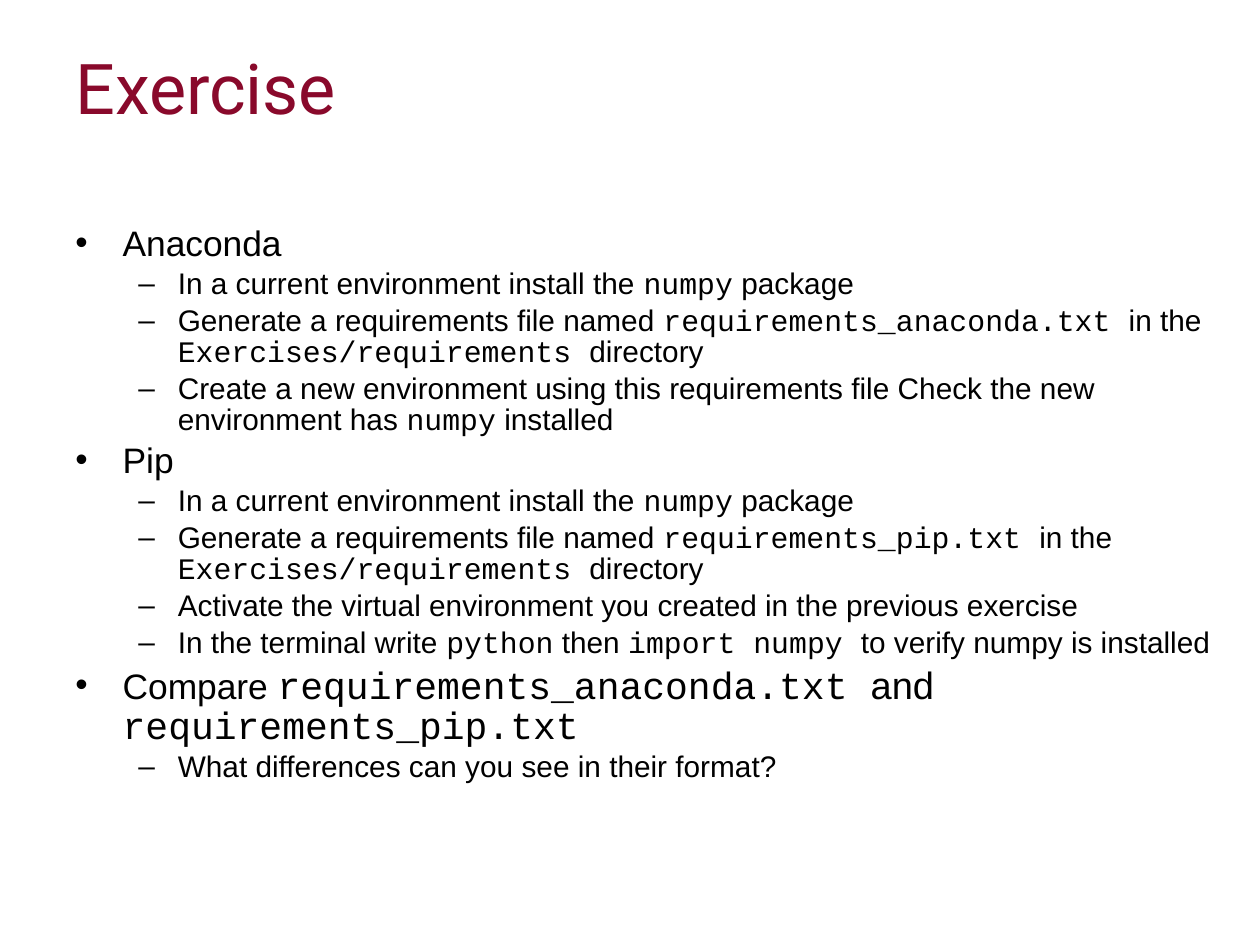
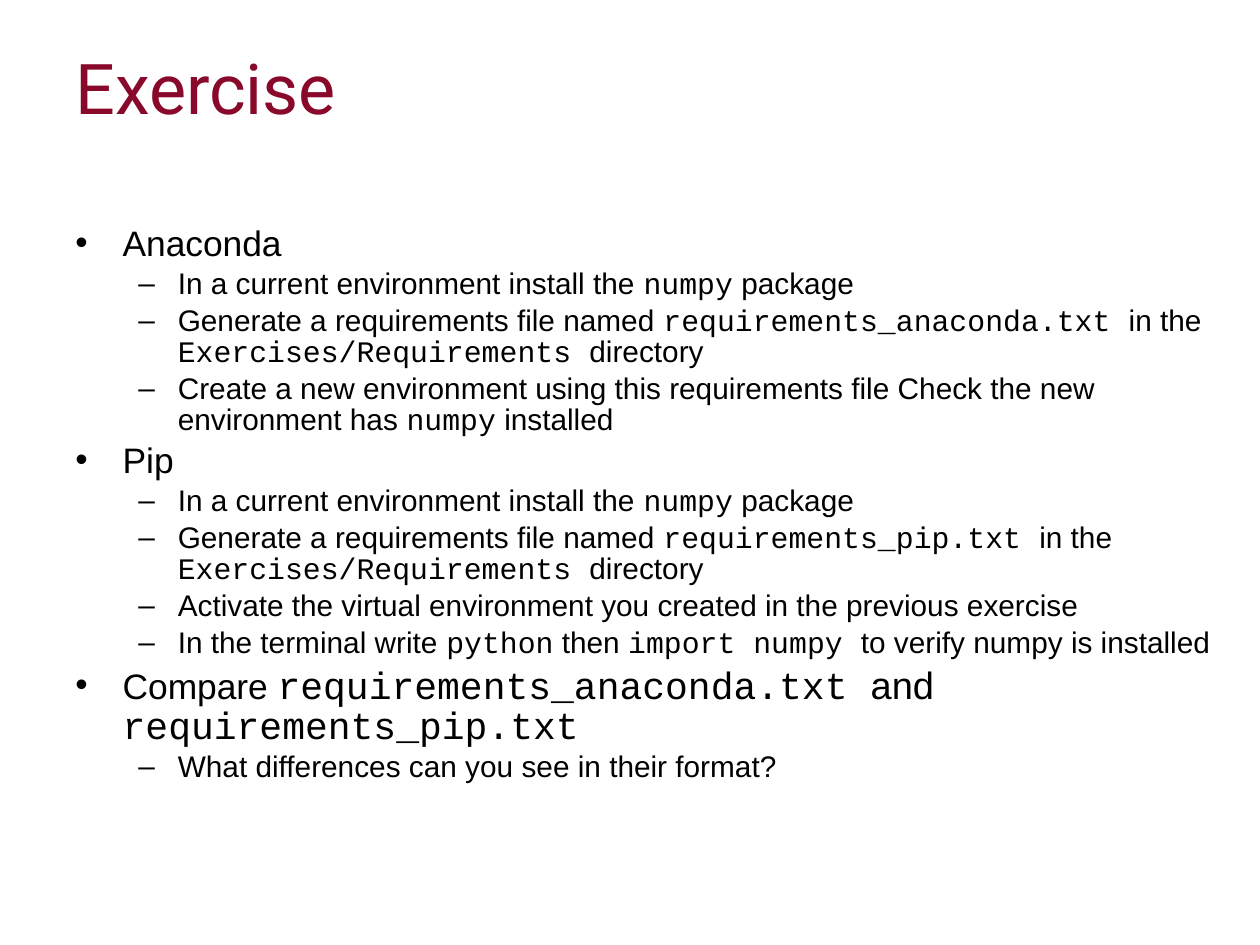
Before and after one commit to ImperialCollegeLondon/RCDS-managing-and-running-python-effectively, a slide deck: slide 18 of Managing and Running Python Effectively.pptx. Drawn at 1260x945 pixels with LibreOffice and Linux fonts; fonts in the diff are those of the drawing; background and template pictures are left out. Boxes give left, top, right and bottom in pixels: in the first picture for what was removed or moved away, otherwise in the second. Text is boxed around its words. In the diff, an @@ line names an element or a change of style, - is before the commit and + after.

```diff
--- a/Managing and Running Python Effectively.pptx
+++ b/Managing and Running Python Effectively.pptx
@@ text at (x1=178, y1=309, x2=1201, y2=369): text changed @@
-  – Generate a requirements file named requirements_anaconda.txt in the Exercises/requirements directory
+  – Generate a requirements file named requirements_anaconda.txt in the Exercises/Requirements directory
@@ text at (x1=178, y1=526, x2=1112, y2=586): text changed @@
-  – Generate a requirements file named requirements_pip.txt in the Exercises/requirements directory
+  – Generate a requirements file named requirements_pip.txt in the Exercises/Requirements directory
```
Also in this commit, not shown: 3 other slides changed, 9 other files.
